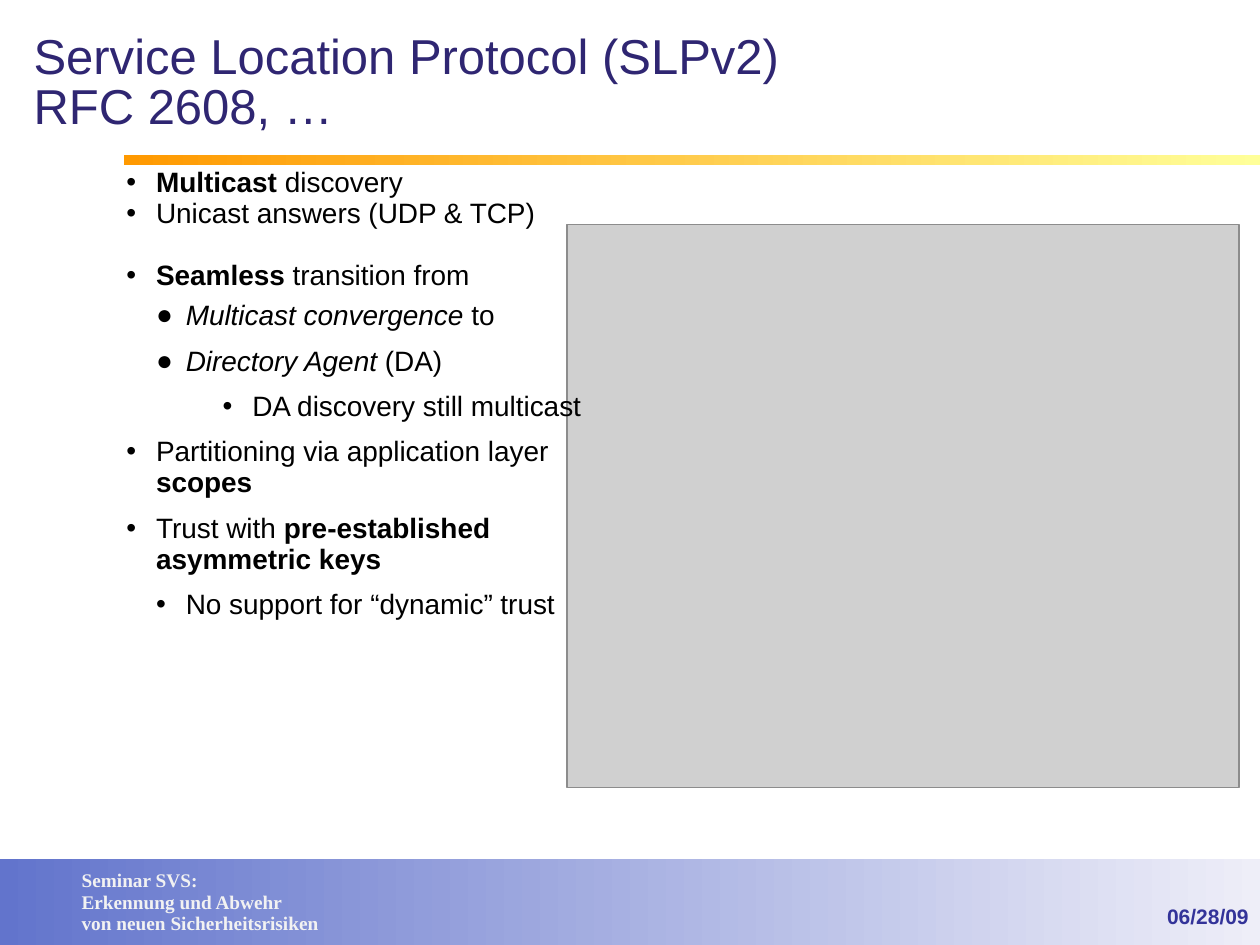
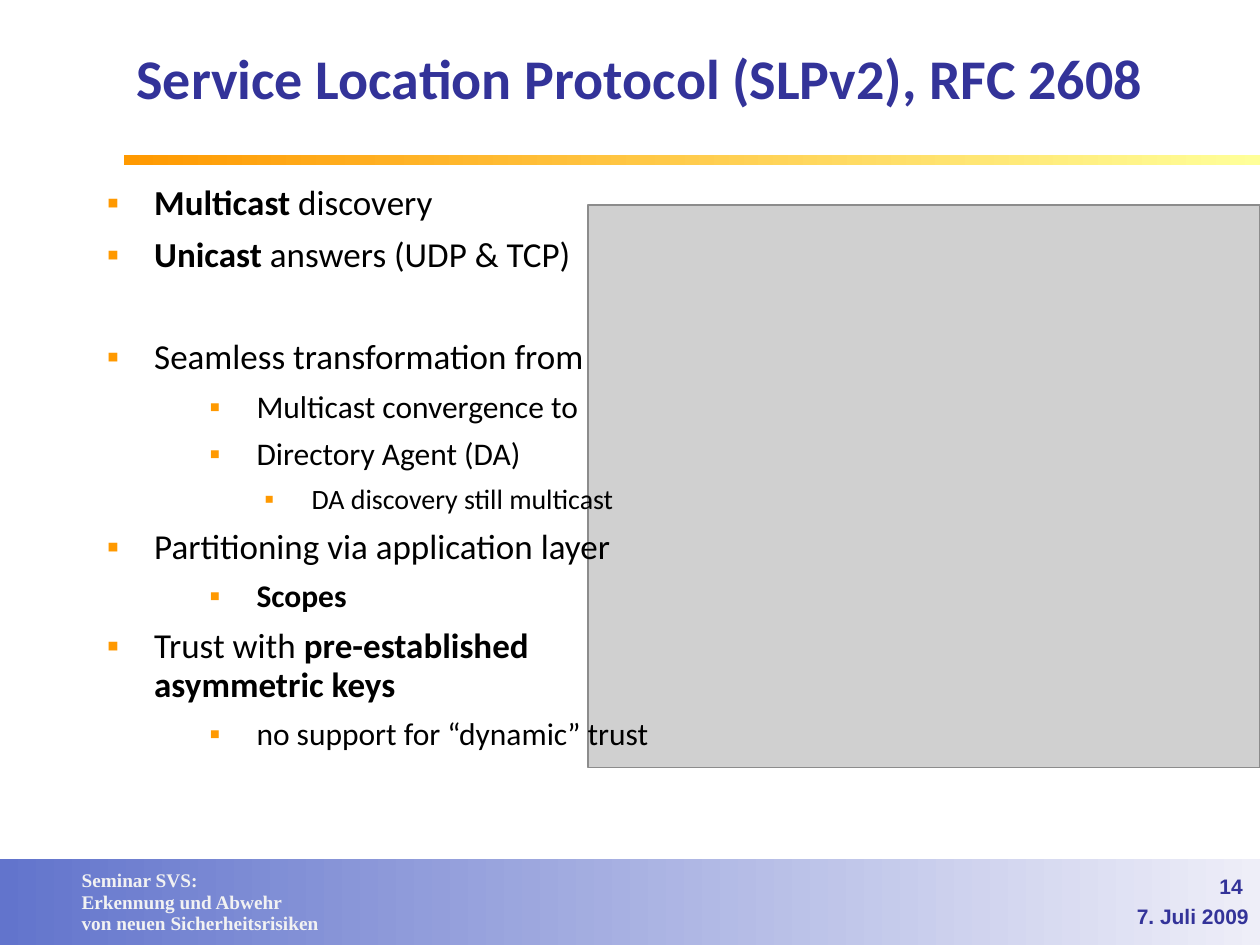
Before and after one commit to lemmy/SecuredSLP, a slide deck: slide 14 of doc/Service Discovery in open networks.ppt (slide 11 before the commit). Drawn at 1260x945 pixels with LibreOffice and Linux fonts; fonts in the diff are those of the drawing; grey boxes stand for pictures; background and template pictures are left out. Boxes give left, top, right and bottom in pixels: in the first picture for what was removed or moved away, otherwise in the second. Text is boxed around its words. In the diff, an @@ line names an element or a change of style, - is before the commit and + after.

Commit message:
Folien: Style einheitlich gemacht, kleine Fehler korrigiert, Use Case und Slider eingefuegt

```diff
--- a/doc/Service Discovery in open networks.ppt
+++ b/doc/Service Discovery in open networks.ppt
@@ title at <box>136,57,1141,108</box>: text changed; size 28 to 32 pt; font Arial to Calibri; text colour #2F2672 to #333399; bold on @@
-Service Location Protocol (SLPv2)
-RFC 2608, …
+Service Location Protocol (SLPv2), RFC 2608
@@ text "Multicast discovery": place and size @@
-text "Multicast discovery" at <box>156,171,581,619</box>
+text "Multicast discovery" at <box>154,190,649,753</box>
@@ text at <box>154,190,613,703</box>: size 16 to 20 pt in "Multicast discovery", "Unicast answers (UDP & TCP)", "Trust with pre-established asymmetric keys"; font Arial to Calibri in "Multicast discovery", "Unicast answers (UDP & TCP)", "Multicast convergence to", "Directory Agent (DA)" and 2 more places; bold on in "Unicast"; size 16 to 18 pt in "Multicast convergence to", "Directory Agent (DA)"; italic off in "Multicast convergence", "Directory Agent"; bullet • to ▪; more space between paragraphs; bullet colour #000000 to #FF9900; bullet ● to ▪; less space between paragraphs @@
@@ picture: place and size @@
-picture at <box>567,224,1239,788</box>
+picture at <box>588,205,1260,769</box>
@@ text at <box>154,344,584,370</box>: text changed; size 16 to 20 pt; font Arial to Calibri @@
-• Seamless transition from
+▪ Seamless transformation from
@@ text at <box>154,530,610,612</box>: text changed; size 16 to 20 pt; font Arial to Calibri @@
-• Partitioning via application layer scopes
+▪ Partitioning via application layer
+  ▪ Scopes
@@ text at <box>257,719,649,753</box>: text changed; size 16 to 18 pt; font Arial to Calibri @@
-  • No support for “dynamic” trust
+  ▪ no support for “dynamic” trust
@@ page number added at <box>1219,879,1242,894</box>, 12 pt, text #333399, bold @@
+14
@@ text at <box>1137,909,1249,924</box>: text changed @@
-06/28/09
+7. Juli 2009
```
Also in this commit, not shown: 31 other slides changed, 12 slides added, 2 slides removed.
